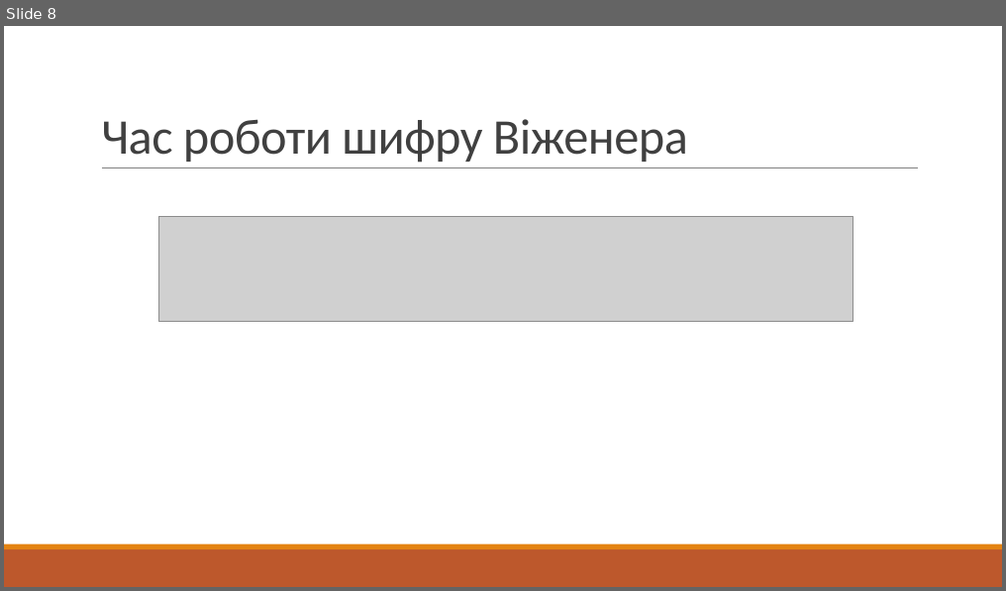
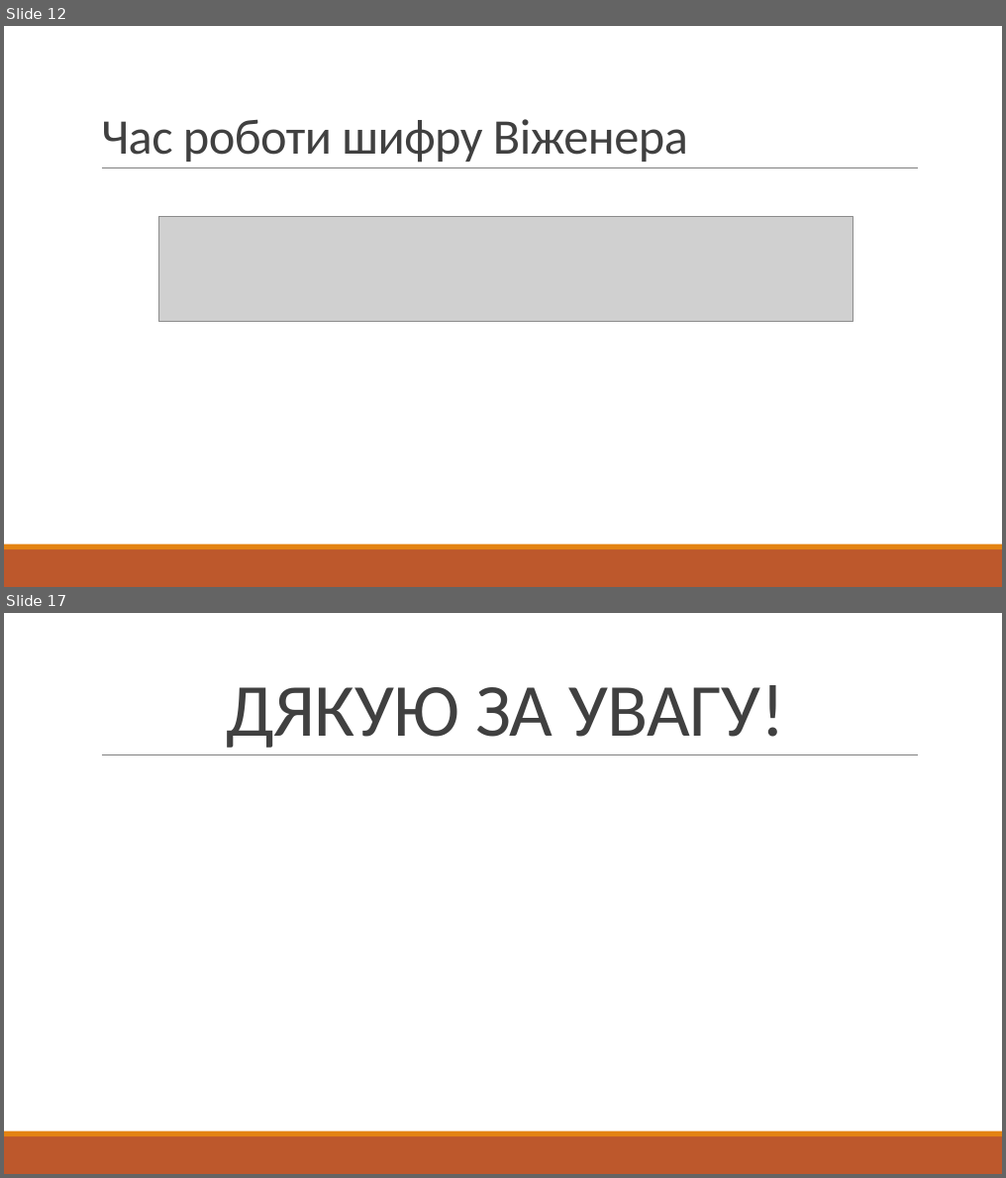
Before and after one commit to yarikpo/MAN-2019-2020-chat, a slide deck: prez/prez.pptx. Shown one above the other, each under a label of ours: slide 8 before the commit, slides 12 and 17 after it; the slides between them are not shown. The pictures are 1006x591 and 1006x1178 pixels, drawn with LibreOffice and Linux fonts; fonts in the diff are those of the drawing; grey boxes stand for pictures. Boxes give left, top, right and bottom in pixels: in the first picture for what was removed or moved away, otherwise in the second. Text is boxed around its words. In the diff, an @@ line names an element or a change of style, - is before the commit and + after.

```diff
--- a/prez/prez.pptx
+++ b/prez/prez.pptx
@@ slide 17 added at <box>4,613,1002,1174</box>, background #FFFFFF; not listed: 3 template elements that a slide beside it also shows @@
@@ title added at <box>226,685,785,748</box>, 72 pt, text #404040 @@
+ДЯКУЮ ЗА УВАГУ!
@@ what was slide 8 is now slide 12 @@
```
Also in this commit, not shown: 4 slides changed, 8 other slides added, 2 slides removed, 5 other files.
